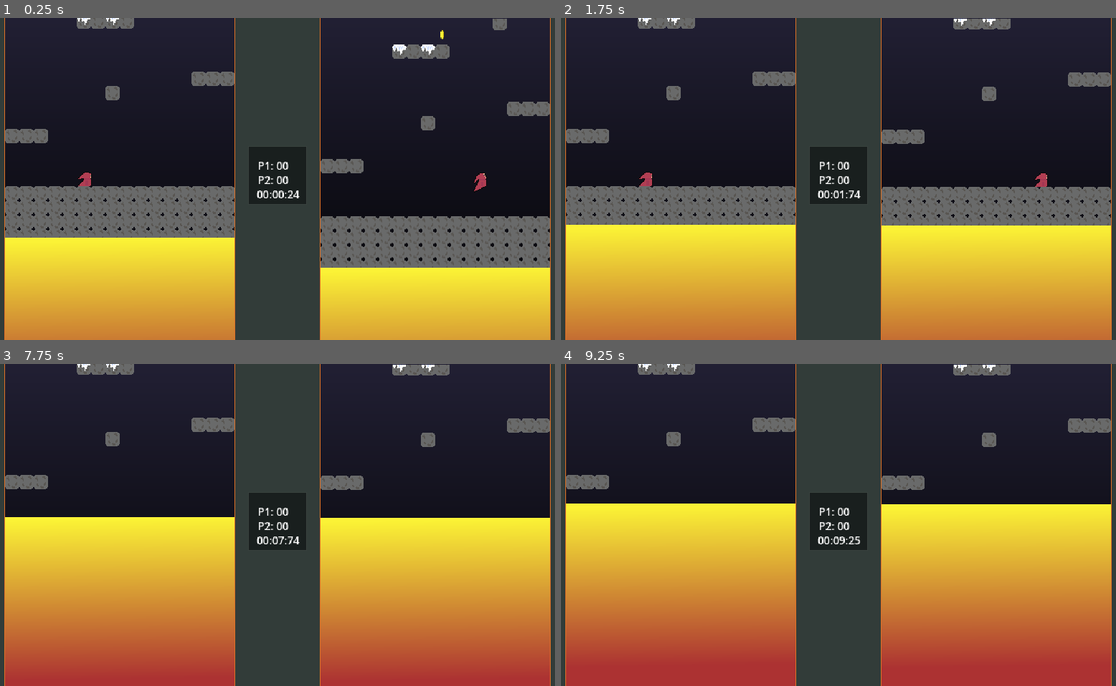
Above: before the commit, frames 1-4 (two rows, left to right).
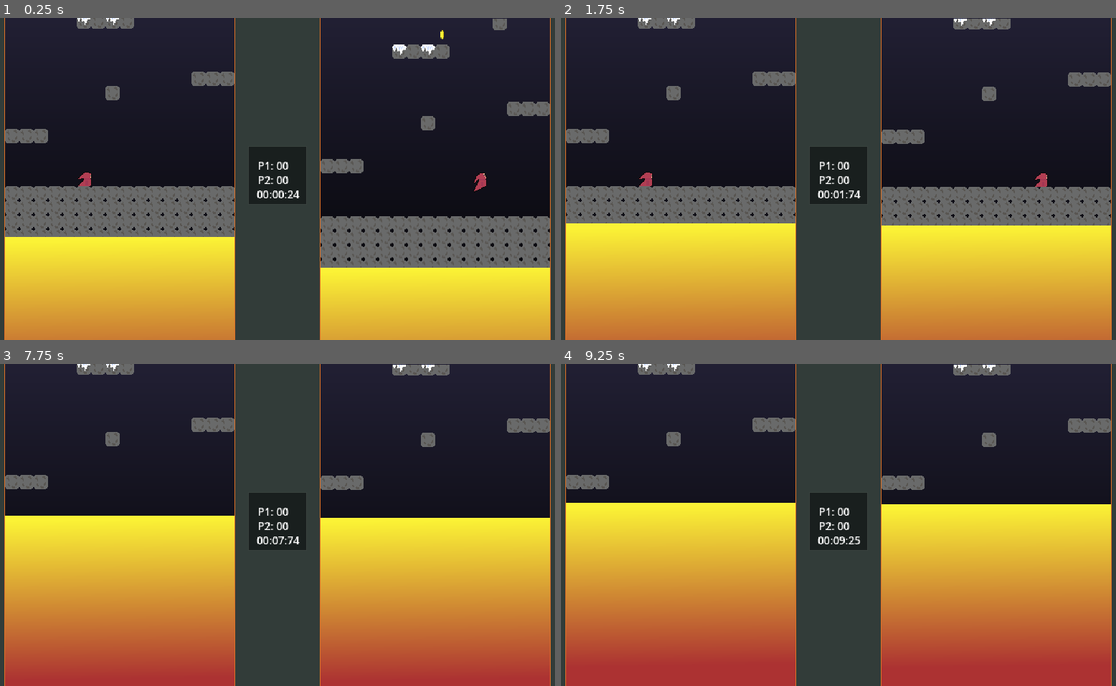
Above: after the commit, the same moments.

Repository: NaetharuCodes/TowerPlatformer
Game: Godot game, scene res://scenes/levels/game.tscn
Same seed, same stepped clock (60 frames per second), same inputs: the game is played once before the commit and once after it.
Inputs:
- Up to frame 1 (0.25 s): no input
- Up to frame 2 (1.75 s): no input
- Up to frame 3 (7.75 s): no input
- Up to frame 4 (9.25 s): no input

The runs differ from the first frame. In frame 1, less than 0.1% of the frame differs, in the area x 0-43%, y 68-69%; in frame 2, 0.2%, in the area x 0-43%, y 63-65%; in frame 3, 0.2%; in frame 4, less than 0.1%.

Commit message:
update to goblins hit effect

Diff:
--- a/scenes/enemies/goblin.gd
+++ b/scenes/enemies/goblin.gd
@@ -82,9 +82,12 @@
 	edge_ray.force_raycast_update()
 
 func _on_hitbox_body_entered(body: Node2D) -> void:
-	if state == State.CHARGE and body.has_method("apply_knockback"):
+	if state == State.FROZEN or state == State.THAW:
+		return
+	if body.has_method("apply_knockback"):
 		body.apply_knockback(Vector2(knockback_force.x * direction, knockback_force.y))
-		set_state(State.RECOVER, recover_time)
+		if state == State.CHARGE:
+			set_state(State.RECOVER, recover_time)
 
 func freeze() -> void:
 	sprite.position.x = 0.0
--- a/scenes/levels/game.tscn
+++ b/scenes/levels/game.tscn
@@ -142,5 +142,6 @@
 
 [node name="AudioStreamPlayer2D" type="AudioStreamPlayer2D" parent="." unique_id=1793981946 groups=["coin"]]
 stream = ExtResource("6_limtx")
+autoplay = true
 
 [editable path="Viewports/RightSVPC/SubViewportRight/LevelOne"]
--- a/scenes/player.tscn
+++ b/scenes/player.tscn
@@ -96,8 +96,9 @@
 "speed": 5.0
 }]
 
-[sub_resource type="RectangleShape2D" id="RectangleShape2D_u8vuu"]
-size = Vector2(14, 14)
+[sub_resource type="CapsuleShape2D" id="CapsuleShape2D_qhqgy"]
+radius = 7.0
+height = 14.0
 
 [node name="Player" type="CharacterBody2D" unique_id=1515628199 groups=["player"]]
 collision_layer = 2
@@ -113,7 +114,7 @@
 [node name="CollisionShape2D" type="CollisionShape2D" parent="." unique_id=1242493755]
 texture_filter = 1
 position = Vector2(0, 1)
-shape = SubResource("RectangleShape2D_u8vuu")
+shape = SubResource("CapsuleShape2D_qhqgy")
 
 [node name="JumpAudio" type="AudioStreamPlayer2D" parent="." unique_id=2143215202]
 stream = ExtResource("3_qhqgy")
--- a/scripts/managers/game_manager.gd
+++ b/scripts/managers/game_manager.gd
@@ -17,7 +17,7 @@
 func level_win(player_id: int) -> void:
 	game_state = GameState.WIN
 	winner = player_id
-	get_tree().change_scene_to_file("res://scenes/screens/win_screen.tscn")
+	get_tree().call_deferred("change_scene_to_file", "res://scenes/screens/win_screen.tscn")
 #	Load the win screen
 #	Show the winner on a podium
 # 	Show their time?
